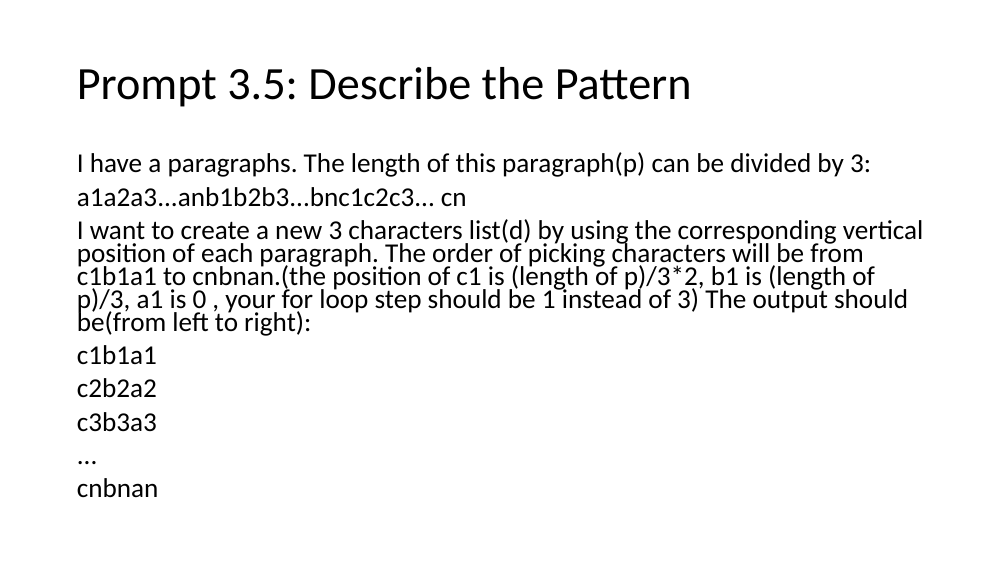
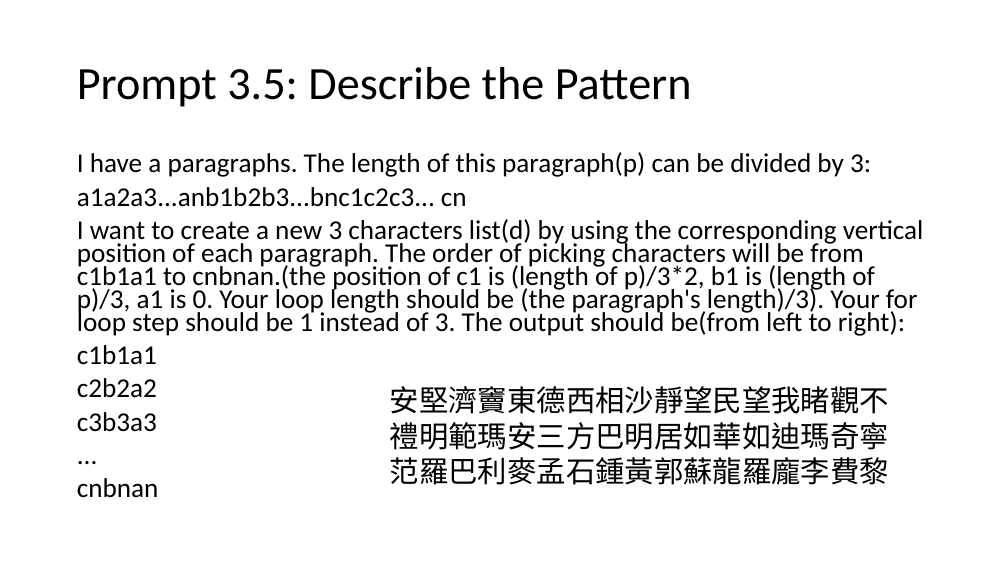
Before and after one commit to fccsdigitalchina/generative_ai_east_asian_studies, a slide deck: slide 20 of _slides/Generative AI for East Asian Studies_use cases.pptx. Drawn at 1008x567 pixels with LibreOffice and Linux fonts; fonts in the diff are those of the drawing. Boxes give left, top, right and bottom in pixels: in the first picture for what was removed or moved away, otherwise in the second. Text is boxed around its words. In the diff, an @@ line names an element or a change of style, - is before the commit and + after.

```diff
--- a/_slides/Generative AI for East Asian Studies_use cases.pptx
+++ b/_slides/Generative AI for East Asian Studies_use cases.pptx
@@ text at bbox=[77, 219, 924, 336]: text changed @@
-I want to create a new 3 characters list(d) by using the corresponding vertical position of each paragraph. The order of picking characters will be from c1b1a1 to cnbnan.(the position of c1 is (length of p)/3*2, b1 is (length of p)/3, a1 is 0 , your for loop step should be 1 instead of 3) The output should be(from left to right):
+I want to create a new 3 characters list(d) by using the corresponding vertical position of each paragraph. The order of picking characters will be from c1b1a1 to cnbnan.(the position of c1 is (length of p)/3*2, b1 is (length of p)/3, a1 is 0. Your loop length should be (the paragraph's length)/3). Your for loop step should be 1 instead of 3. The output should be(from left to right):
@@ text added at bbox=[390, 386, 889, 485], 28 pt, text #000000 @@
+安堅濟竇東德西相沙靜望民望我睹觀不
+禮明範瑪安三方巴明居如華如迪瑪奇寧
+范羅巴利麥孟石鍾黃郭蘇龍羅龐李費黎
```
Also in this commit, not shown: 14 other slides changed, 9 slides added.
